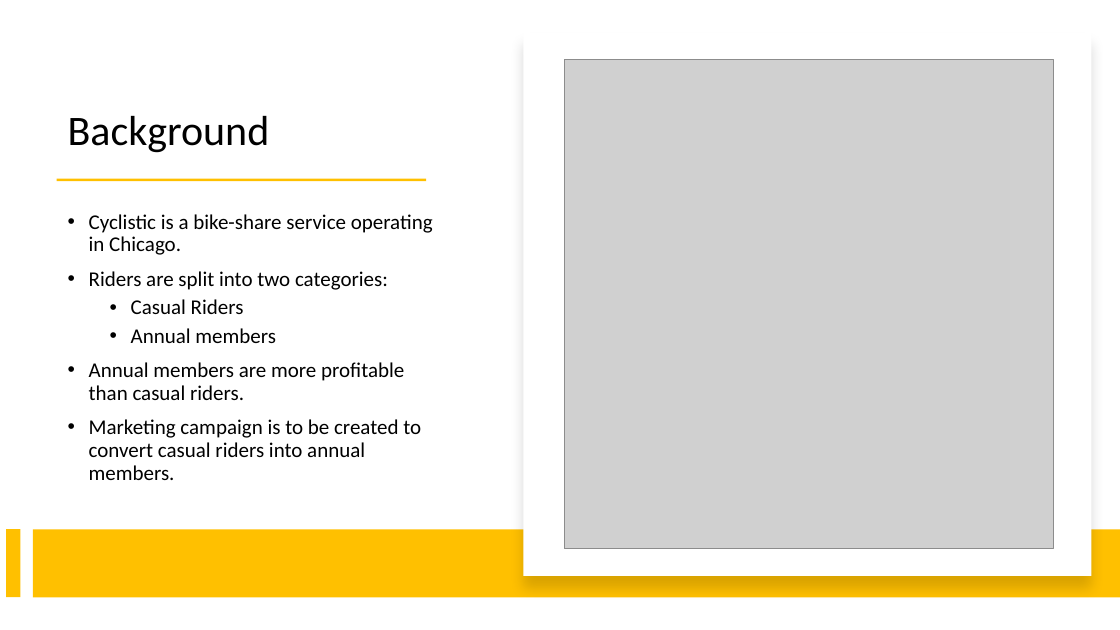
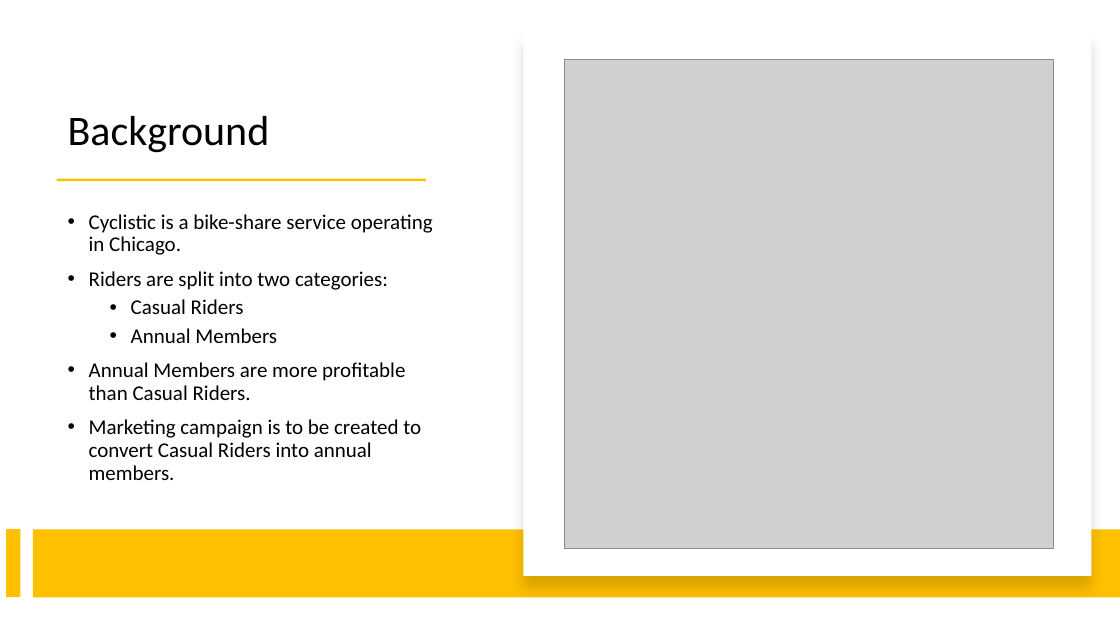
Before and after one commit to paulgreber/RideShareAnalysis, a slide deck: slide 2 of cyclistic_bike_share_analysis.pptx. Drawn at 1120x630 pixels with LibreOffice and Linux fonts; fonts in the diff are those of the drawing; grey boxes stand for pictures. Boxes give left, top, right and bottom in pixels: in the first picture for what was removed or moved away, otherwise in the second. Text is boxed around its words. In the diff, an @@ line names an element or a change of style, - is before the commit and + after.

```diff
--- a/cyclistic_bike_share_analysis.pptx
+++ b/cyclistic_bike_share_analysis.pptx
@@ text at bbox=[89, 328, 421, 480]: text changed @@
-  • Annual members
-• Annual members are more profitable than casual riders.
-• Marketing campaign is to be created to convert casual riders into annual members.
+  • Annual Members
+• Annual Members are more profitable than Casual Riders.
+• Marketing campaign is to be created to convert Casual Riders into annual members.
```
Also in this commit, not shown: 3 other slides changed, 7 other files.
